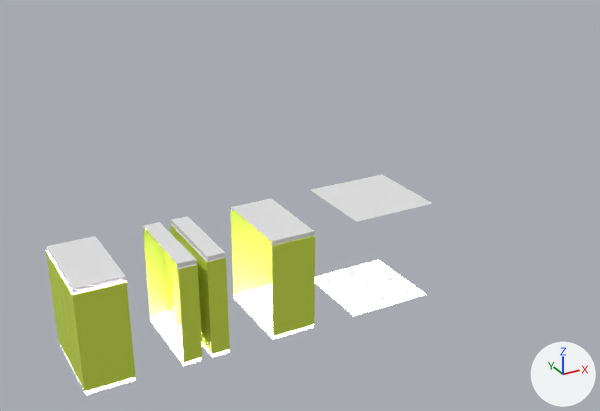
A saved change to the Blender file primitives/new_maze/maze.blend.
The view is the same before and after, from a camera (50 mm lens) standing at (-7.7, -14.36, 9.64) and looking at (1.74, 2.81, 1.05). The lights are fixed; the arrows at lower right show +X, +Y and +Z.

Objects in the first picture: 'maze_X-col', 'maze_corridor-col', 'maze_corridor_door-col', 'maze_corridor_fin-col'.
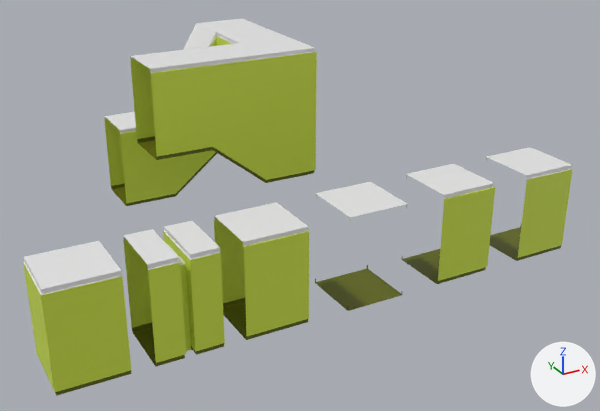
What changed in the scene script:
```text
Change mat_floor:
    remove # nodes: MapRange, Mapping, OutputMaterial, TexCoord, TexVoronoi
    nodes: BsdfPrincipled, OutputMaterial
    colours: dark yellow #626700
Change me_plane_003:
    remove me_plane_003.from_pydata(...)  # 8 vertices, 2 faces; spans x -2.0..0.0, y 0.0..2.0, z 0.0..2.3
    add me_plane_003.from_pydata(...)  # 56 vertices, 34 faces; spans x -0.75..0.75, y -0.75..0.75, z 0.0..2.3
    me_plane_003 part 1: the whole mesh is rebuilt
Remove ob_maze_corridor_col:
    ob_maze_corridor_col = bpy.data.objects.new('maze_corridor-col', me_plane_002)
Change ob_maze_x_col:
    ob_maze_x_col.location: (3.0, -1.0, 0.0) -> (1.75, 0.0, 0.0)
Remove ob_maze_corridor_fin_col:
    ob_maze_corridor_fin_col = bpy.data.objects.new('maze_corridor_fin-col', me_plane_015)
Remove ob_maze_corridor_door_col:
    ob_maze_corridor_door_col = bpy.data.objects.new('maze_corridor_door-col', me_plane_001)
Add ob_maze_stairs_col:
    ob_maze_stairs_col = bpy.data.objects.new('maze_stairs-col', me_plane_013)  # 120 vertices, 108 faces; spans x -0.75..2.28, y -3.75..0.75, z 0.0..4.7; in mat_cealing (white #e7e7e7), mat_floor (dark yellow #626700)
    ob_maze_stairs_col.location = (0.75, 8.0, 0.0)
Add ob_maze_i_002_noimp:
    ob_maze_i_002_noimp = bpy.data.objects.new('maze_I.002-noimp', me_plane_012)  # 24 vertices, 12 faces; spans x -0.75..0.75, y -0.75..0.75, z 0.0..2.3; in mat_cealing (white #e7e7e7), mat_floor (dark yellow #626700)
    ob_maze_i_002_noimp.location = (-0.75, 8.0, 0.0)
Add ob_maze_i_001_noimp:
    ob_maze_i_001_noimp = bpy.data.objects.new('maze_I.001-noimp', me_plane_012.copy())
    ob_maze_i_001_noimp.location = (-0.75, 5.0, 2.4)
Add ob_maze_t_col:
    ob_maze_t_col = bpy.data.objects.new('maze_T-col', me_plane_003_1)  # 52 vertices, 35 faces; spans x -0.75..0.75, y -0.75..0.75, z 0.0..2.3; in mat_cealing (white #e7e7e7), mat_floor (dark yellow #626700)
    ob_maze_t_col.location = (6.72, 0.0, 0.0)
Add ob_maze_l_col:
    ob_maze_l_col = bpy.data.objects.new('maze_L-col', me_plane_009)  # 45 vertices, 32 faces; spans x -0.75..0.75, y -0.75..0.75, z 0.0..2.3; in mat_cealing (white #e7e7e7), mat_floor (dark yellow #626700)
    ob_maze_l_col.location = (4.25, 0.0, 0.0)
Add ob_maze_h_col:
    ob_maze_h_col = bpy.data.objects.new('maze_H-col', me_plane_001_1)  # 104 vertices, 86 faces; spans x -0.75..0.75, y -0.75..0.75, z 0.0..2.3; in mat_cealing (white #e7e7e7), mat_floor (dark yellow #626700)
    ob_maze_h_col.location = (-2.75, 0.0, 0.0)
Add ob_maze_c_col:
    ob_maze_c_col = bpy.data.objects.new('maze_C-col', me_plane_015_1)  # 24 vertices, 17 faces; spans x -0.75..0.75, y -0.75..0.75, z 0.0..2.3; in mat_cealing (white #e7e7e7), mat_floor (dark yellow #626700)
    ob_maze_c_col.location = (-4.75, 0.0, 0.0)
Add ob_maze_i_col:
    ob_maze_i_col = bpy.data.objects.new('maze_I-col', me_plane_012.copy())
    ob_maze_i_col.location = (-0.75, 0.0, 0.0)
```

Boxes (x1, y1, x2, y2) around the edits, measured in the pictures (600 x 411 px):
'maze_stairs-col', added: after (173, 19, 317, 196)
'maze_C-col', added: after (23, 241, 131, 396)
'maze_H-col', added: after (123, 221, 225, 366)
'maze_I-col', added: after (214, 202, 309, 340)
'maze_corridor_fin-col', deleted: before (46, 236, 136, 395)
'maze_corridor_door-col', deleted: before (143, 216, 230, 366)
'maze_corridor-col', deleted: before (230, 198, 315, 339)
'maze_I.001-noimp', added: after (130, 49, 213, 160)
'maze_X-col', surface changed, reshaped, moved (white to yellow, 24% narrower, 9% shorter): before (311, 174, 433, 316); after (315, 182, 407, 311)
'maze_L-col', added: after (402, 164, 495, 284)
'maze_T-col', added: after (486, 147, 573, 261)
'maze_I.002-noimp', added: after (104, 112, 176, 206)
